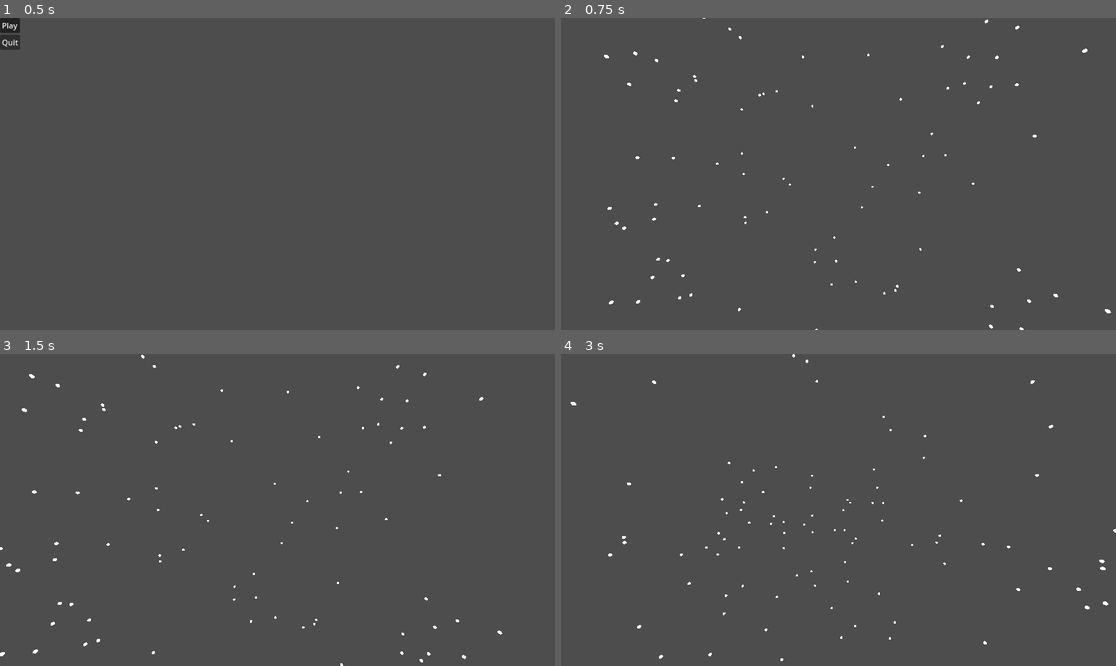
Above: before the commit, frames 1-4 (two rows, left to right).
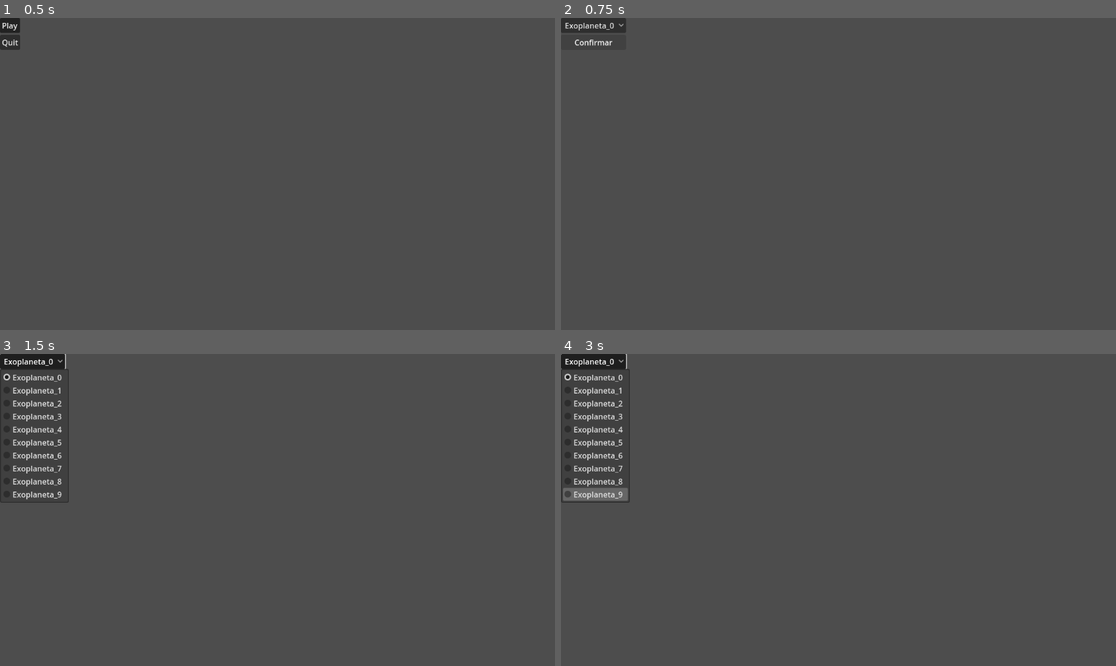
Above: after the commit, the same moments.

Repository: sergio2312/Exosky
Game: Godot game, scene res://Scenes/Menu.tscn
Same seed, same stepped clock (60 frames per second), same inputs: the game is played once before the commit and once after it.
Inputs (mouse positions are in pixels of both pictures, inside the frame that each line leads up to):
- Up to frame 1 (0.5 s): no input
- Up to frame 2 (0.75 s): click "Play" at 0.5 s
- Up to frame 3 (1.5 s): click (33, 360) at 1.25 s, where only the run after the commit has a clickable "Exoplaneta_0"
- Up to frame 4 (3 s): click (594, 378) at 2 s, where only the run after the commit has a clickable "Confirmar"; tap Enter at 2.75 s; move the mouse to (866, 510) at 2.77 s; hold Up (ui_up) from 2.78 s (still down)

Frame 1 is identical in both runs. In frame 2, 0.9% of the frame differs, in the area x 0-100%, y 0-100%; in frame 3, 2.1%; in frame 4, 2.4%, in the area x 0-100%, y 0-99%.

Commit message:
Btn_select_menu_2

Diff:
--- /dev/null
+++ b/Exosky/Nodes/option_button.tscn
@@ -0,0 +1,3 @@
+[gd_scene format=3 uid="uid://0okpb5mcyfec"]
+
+[node name="OptionButton" type="OptionButton"]
--- a/Exosky/Nodes/player.tscn
+++ b/Exosky/Nodes/player.tscn
@@ -4,7 +4,6 @@
 
 [node name="Player" type="Node3D"]
 script = ExtResource("1_nx4r6")
-mouse_sensitivity = 0.115
 
 [node name="Camera" type="Camera3D" parent="."]
 unique_name_in_owner = true
--- a/Exosky/Scenes/Menu_select_exoplanet.tscn
+++ b/Exosky/Scenes/Menu_select_exoplanet.tscn
@@ -1,9 +1,9 @@
 [gd_scene load_steps=3 format=3 uid="uid://ppb0m7n77oh0"]
 
 [ext_resource type="Script" path="res://Scripts/selection_menu.gd" id="1_f1627"]
-[ext_resource type="PackedScene" uid="uid://c5vbjeay0n5ey" path="res://Scenes/option_button.tscn" id="2_bll4y"]
+[ext_resource type="PackedScene" uid="uid://0okpb5mcyfec" path="res://Nodes/option_button.tscn" id="2_bll4y"]
 
-[node name="MainMenu" type="Control"]
+[node name="SelectionMenu" type="Control"]
 layout_mode = 3
 anchors_preset = 0
 offset_right = 42.0
@@ -21,3 +21,9 @@
 [node name="OptionButton" parent="MarginContainer/VBoxContainer" instance=ExtResource("2_bll4y")]
 unique_name_in_owner = true
 layout_mode = 2
+
+[node name="Button" type="Button" parent="MarginContainer/VBoxContainer"]
+layout_mode = 2
+text = "Confirmar"
+
+[connection signal="pressed" from="MarginContainer/VBoxContainer/Button" to="." method="_on_button_pressed"]
--- a/Exosky/Scripts/menu.gd
+++ b/Exosky/Scripts/menu.gd
@@ -1,7 +1,7 @@
 extends Control
 
 func _on_play_pressed() -> void:
-    get_tree().change_scene_to_file("res://Scenes/Game3D.tscn")
+    get_tree().change_scene_to_file("res://Scenes/Menu_select_exoplanet.tscn")
 
 func _on_quit_pressed() -> void:
     get_tree().quit()
--- a/Exosky/Scripts/selection_menu.gd
+++ b/Exosky/Scripts/selection_menu.gd
@@ -1,5 +1,5 @@
 extends Control
-var selector_exoplaneta = preload("res://Scenes/option_button.tscn")
+var selector_exoplaneta = preload("res://Nodes/option_button.tscn")
 @onready var optionButton = %OptionButton
 
 func _ready():
@@ -8,3 +8,6 @@
 func add_elements():
     for i in range(10):
         optionButton.add_item("Exoplaneta_"+str(i))
+
+func _on_button_pressed() -> void:
+    get_tree().change_scene_to_file("res://Scenes/Game3D.tscn")
